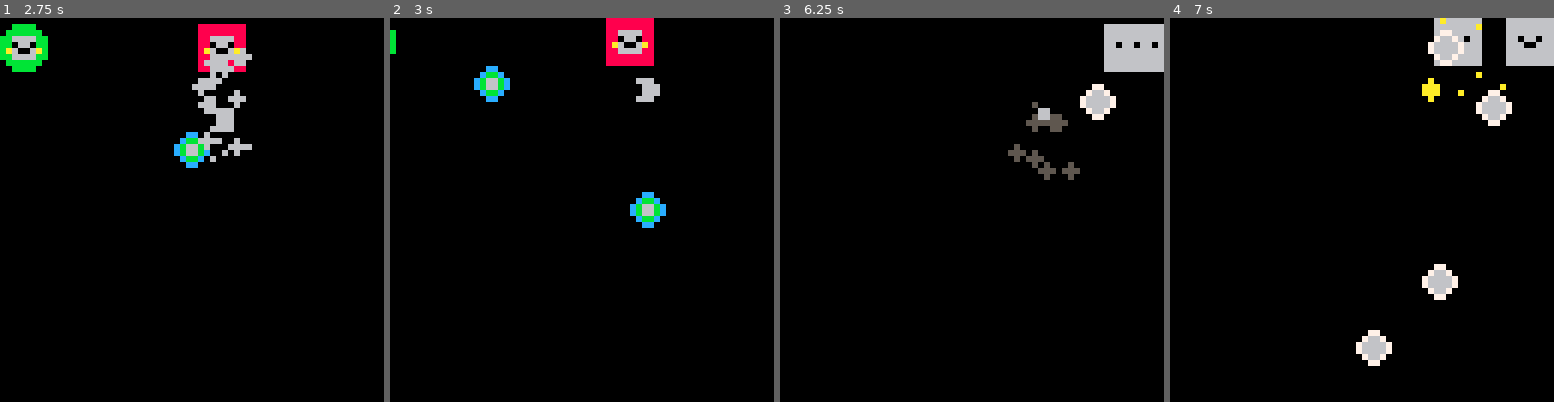
Above: before the commit, frames 1-4 (left to right).
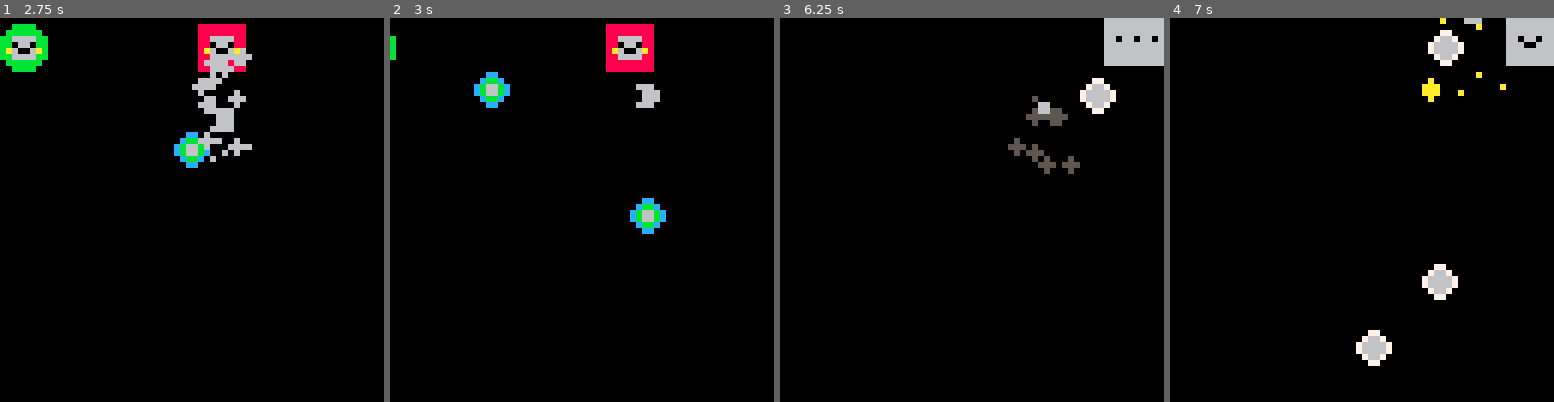
Above: after the commit, the same moments.

Repository: matheusmortatti/LOWREZJAM2020
Game: PICO-8 cartridge template.p8
The game is run twice, just before and just after one commit, with the same random seed, the same clock (stepped at 60 frames per second) and the same inputs.
Inputs:
- Up to frame 1 (2.75 s): tap O (Z key) at 0.33, 1.07, 2.22 s; tap Down at 0.7 s; tap X (X key) at 1.43, 2.07 s; hold Up 1.97-2.63 s; hold Right from 2.68 s (still down)
- Up to frame 2 (3 s): keep holding Right; tap X (X key) at 2.82 s
- Up to frame 3 (6.25 s): release Right at 3.02 s; hold Down 3.07-3.73 s; tap X (X key) every 0.75 s from 3.57 to 5.82 s; tap O (Z key) at 3.72, 5.22 s; hold Left 3.78-4.12 s; hold Up 4.17-4.5 s; hold Left 4.55-5.05 s; hold Right 5.1-5.93 s; hold Up from 5.98 s (still down)
- Up to frame 4 (7 s): tap X (X key) at 6.57 s; release Up at 6.65 s; hold Right from 6.7 s (still down); tap O (Z key) at 6.72 s

Frame 1 is identical in both runs. In frame 2, 2.3% of the frame differs, in the area x 0-72%, y 0-57%; in frame 3, 2.1%; in frame 4, 1.5%.

Commit message:
npc death +explosion

Diff:
--- a/template.p8
+++ b/template.p8
@@ -686,7 +686,46 @@
 end
 
 -------------------------------
--- entity: particles
+-- entity: explosion particle
+-------------------------------
+
+-------------------------------
+-- smoke particle
+-------------------------------
+
+smoke=particle:extend(
+  {
+    vel=v(0,0),
+    c=9,
+    v=0.1
+  }
+)
+
+function smoke:init()
+  self.vel=v(rnd(0.5)-0.25,-(rnd(1)+0.5))
+  if (not self.r) self.r=rnd(1)+0.5
+end
+
+function smoke:update()
+  self.r-=self.v
+  if (self.r<=0) self.done=true
+end
+
+function smoke:render()
+  if (not self.pos) return
+  circfill(self.pos.x, self.pos.y, self.r, self.c)
+end
+
+function explode(x, y, w, h)
+  for i=0,10 do
+    p_add(smoke{pos=v(x+w/2+rnd(1)-0.5,
+                      y+h/2+rnd(1)-0.5),
+                c=choose({7,8,9}),r=rnd(2)+1,v=rnd(0.2)+0.2})
+  end
+end
+
+-------------------------------
+-- entity: dust particle
 -------------------------------
 
 dust=particle:extend({ })
@@ -917,7 +956,8 @@
     changetime=180,
 
     tags={"npc"},
-    --collides_with={"player"}
+    collides_with={"player"},
+    health=2
 })
 
 function npc:init()
@@ -964,12 +1004,21 @@
 	return bullet
 end
 
-function npc:collide()
-	return c_push_out
-end
-
 function npc:getcurrchange()
 			return min(1, self.t/self.changetime)
+end
+
+function npc:take_hit(dmg)
+  self.health-=dmg
+    shake+=10
+
+    if(self.health <= 0) then
+      self.done = true
+      explode(
+        self.pos.x, self.pos.y,
+        self.hitbox.xr-self.hitbox.xl,
+        self.hitbox.yb-self.hitbox.yt)
+    end
 end
 
 -------------------------------
@@ -990,7 +1039,8 @@
 
     tags={"bullet"},
     collides_with={"player",
-    															"npc"}
+    															"npc"},
+    dmg=1
 })
 
 function bullet:init()
@@ -1011,6 +1061,8 @@
 		if e~=self.origin then
 			self.done=true
 			self:explode()
+
+      if (e.take_hit) e:take_hit(self.dmg)
 		end
 end
 
